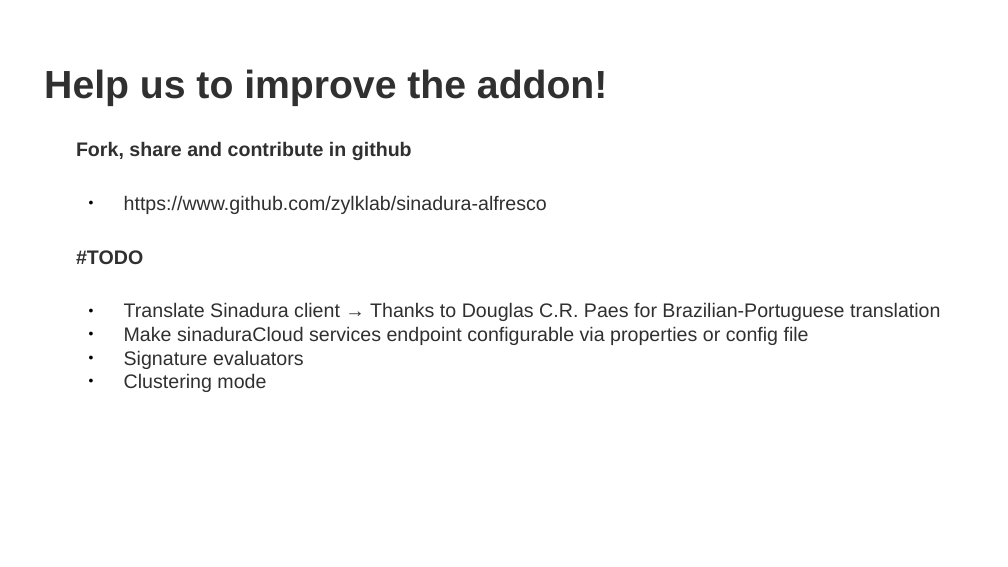
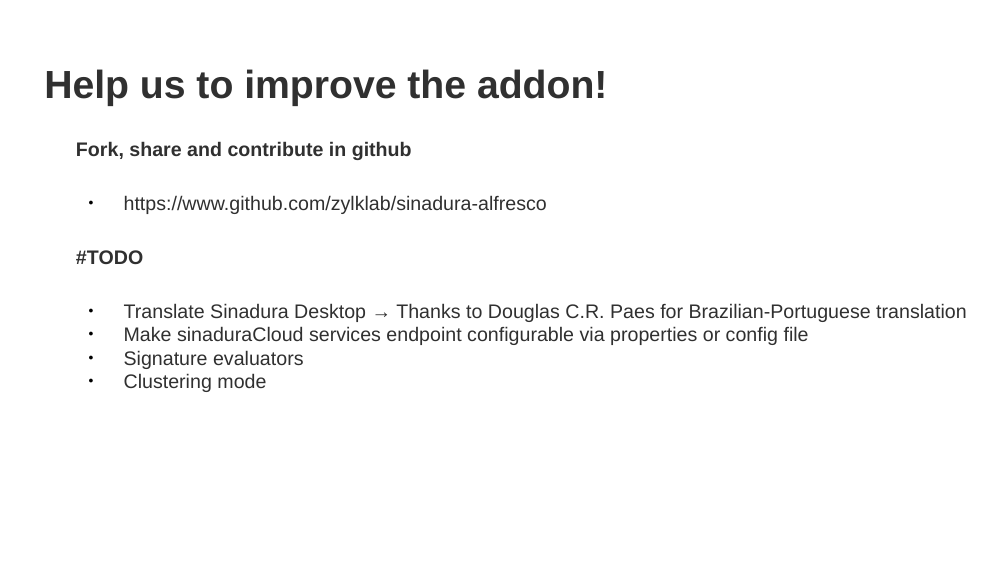
Before and after one commit to OrderOfTheBee/beecon, a slide deck: slide 14 of 2017/assets/files/L09/L09-Sinadura ECM Protocol-based signatures for Alfresco [Lightning Talk (5 m)].pptx. Drawn at 1008x567 pixels with LibreOffice and Linux fonts; fonts in the diff are those of the drawing; background and template pictures are left out. Boxes give left, top, right and bottom in pixels: in the first picture for what was removed or moved away, otherwise in the second. Text is boxed around its words. In the diff, an @@ line names an element or a change of style, - is before the commit and + after.

```diff
--- a/2017/assets/files/L09/L09-Sinadura ECM Protocol-based signatures for Alfresco [Lightning Talk (5 m)].pptx
+++ b/2017/assets/files/L09/L09-Sinadura ECM Protocol-based signatures for Alfresco [Lightning Talk (5 m)].pptx
@@ text at box(124, 303, 967, 322): text changed @@
-● Translate Sinadura client → Thanks to Douglas C.R. Paes for Brazilian-Portuguese translation
+● Translate Sinadura Desktop → Thanks to Douglas C.R. Paes for Brazilian-Portuguese translation
```
Also in this commit, not shown: 3 other slides changed, 12 other files.
